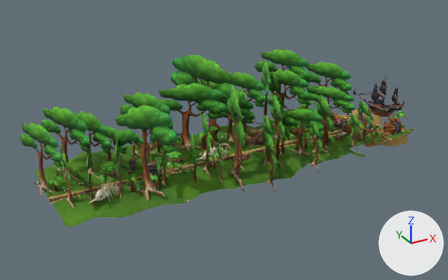
A saved change to the glTF model assets/mundo3/game_pirate_adventure_map/scene_map3.gltf.
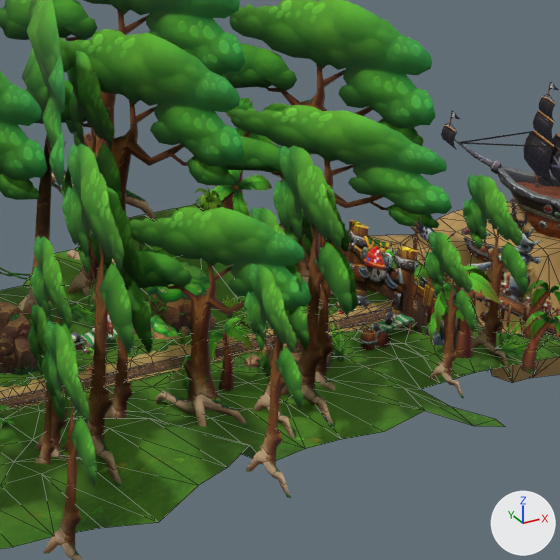
Each version is shown whole from a 50 mm camera at (-19709.0, -100674.0, 54670.0) aimed at (36679.0, 1850.0, 3408.0), then close up on the part from 57% to 85% of the width and 23% to 66% of the height. The axes (+X, +Y, +Z) are drawn at lower right. The lights are the same throughout. The older version's two pictures come first. The close-ups show mesh edges as thin lines. Where no turn or scale is listed for an object, it has been applied to the vertices. Vertices at exactly the same position are counted once.

Names of what the first close-up shows: 'hw_wandaoyou_daolu_01_hw_dixing_0', 'hw_wandaoyou_dimian_01_hw_dixing_02_0', 'hw_wandaoyou_peijing_01_hw_peijing_01_0', 'hw_wandaoyou_peijing_02_hw_peijing_02_0', 'hw_zhidao210_daolu_03_hw_dixing_0', 'hw_zhidao210_dimian_02_hw_dixing_02_0', 'hw_zhidao210_dimian_03_hw_dixing_02_0', 'hw_zhidao210_peijing_03_hw_peijing_01_0', 'hw_zhidao210_peijing_05_hw_peijing_01_0', 'hw_zhidao210_peijing_06_hw_peijing_02_0'.
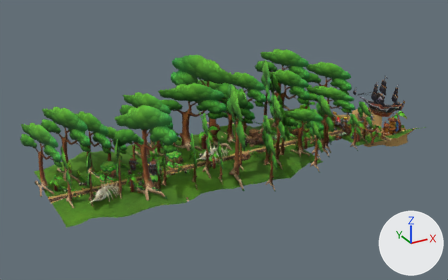
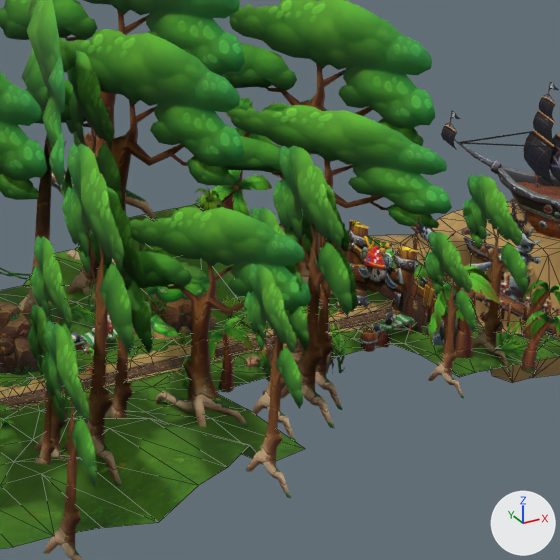
Pixel boxes [x1, y1, x2, y2] of what changed, in the close-ups (560 x 560 px):
```json
{"object": "hw_zhidao210_dimian_03_hw_dixing_02_0", "change": "reshaped", "before": [0, 204, 505, 522], "after": [0, 204, 363, 522]}
{"part": 1, "of": "me_hw_zhidao210_dimian_03_hw_dixing_02_0", "change": "deleted", "before": [218, 344, 505, 449], "on screen": "green"}
```

Edits to the scene script, one JSON object a line:
```json
{"block": "me_hw_zhidao210_dimian_03_hw_dixing_02_0", "where": "# used by ob_hw_zhidao210_dimian_03_hw_dixing_02_0; location = (0.0, 0.0, 0.0)"}
{"op": "remove", "block": "me_hw_zhidao210_dimian_03_hw_dixing_02_0", "code": "me_hw_zhidao210_dimian_03_hw_dixing_02_0.from_pydata(...)  # 200 vertices, 309 faces; spans x 42000.0..63000.0, y -14758.0..13781.0, z -261.0..2072.0"}
{"op": "add", "block": "me_hw_zhidao210_dimian_03_hw_dixing_02_0", "code": "me_hw_zhidao210_dimian_03_hw_dixing_02_0.from_pydata(...)  # 183 vertices, 279 faces; spans x 42000.0..63000.0, y -14758.0..13781.0, z -261.0..2072.0"}
{"block": "me_hw_zhidao210_dimian_03_hw_dixing_02_0", "change": "me_hw_zhidao210_dimian_03_hw_dixing_02_0 part 1"}
{"block": "me_hw_zhidao210_dimian_03_hw_dixing_02_0", "change": "17 vertices are removed from x 54152.0..63000.0, y -13857.0..-5841.0, z 396.0..1545.0"}
{"block": "me_hw_zhidao210_dimian_03_hw_dixing_02_0", "change": "30 faces are deleted"}
```
